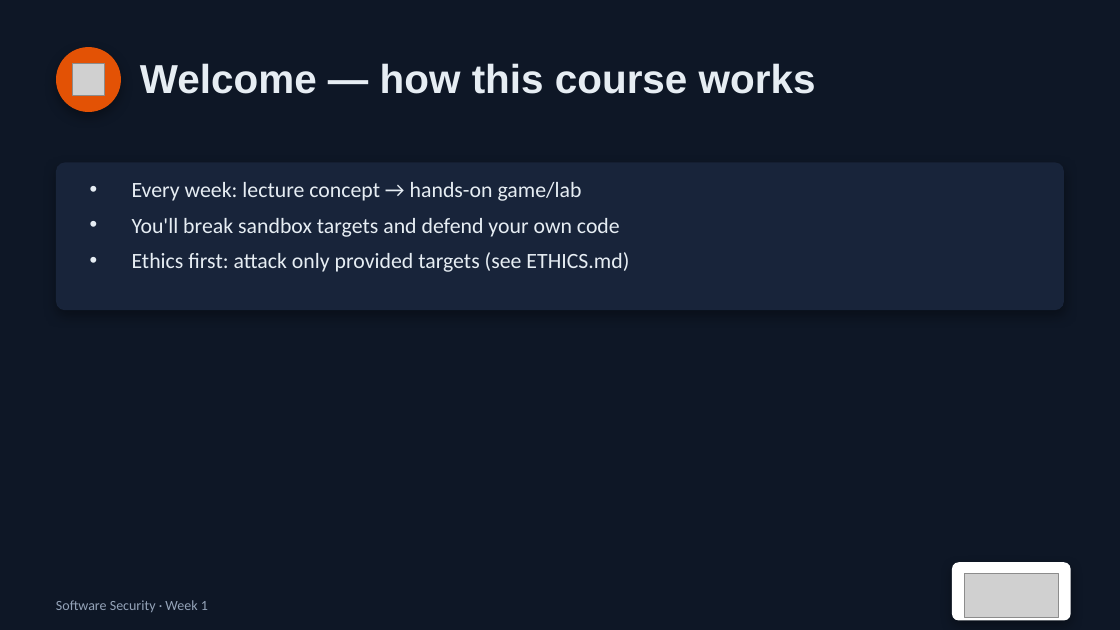
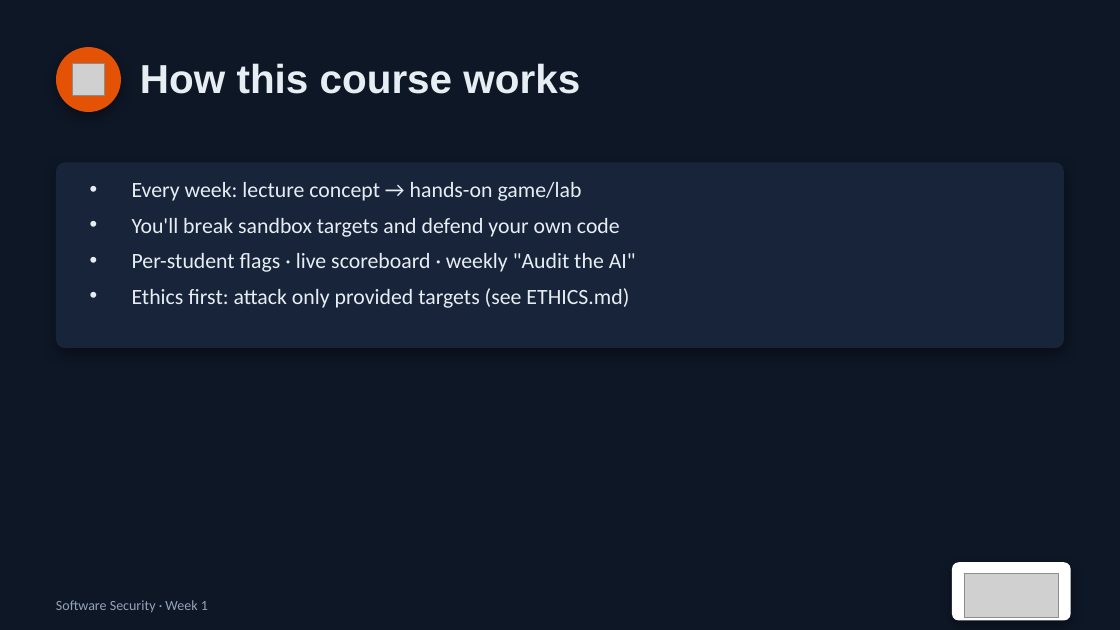
Before and after one commit to nutthakorn7/software-security, a slide deck: slide 3 of slides/pptx/week01.pptx. Drawn at 1120x630 pixels with LibreOffice and Linux fonts; fonts in the diff are those of the drawing; grey boxes stand for pictures. Boxes give left, top, right and bottom in pixels: in the first picture for what was removed or moved away, otherwise in the second. Text is boxed around its words. In the diff, an @@ line names an element or a change of style, - is before the commit and + after.

```diff
--- a/slides/pptx/week01.pptx
+++ b/slides/pptx/week01.pptx
@@ text at bbox=[140, 63, 580, 94]: text changed @@
-Welcome — how this course works
+How this course works
@@ rounded rectangle: place and size @@
-rounded rectangle at bbox=[56, 162, 1064, 310]
+rounded rectangle at bbox=[56, 162, 1064, 348]
@@ rounded rectangle at bbox=[56, 162, 1064, 348]: proportions changed @@
@@ text at bbox=[132, 253, 636, 272]: paragraph added @@
+• Per-student flags · live scoreboard · weekly "Audit the AI"
```
Also in this commit, not shown: 4 other slides changed, 2 slides added, 1 slide removed, 2 other files.
